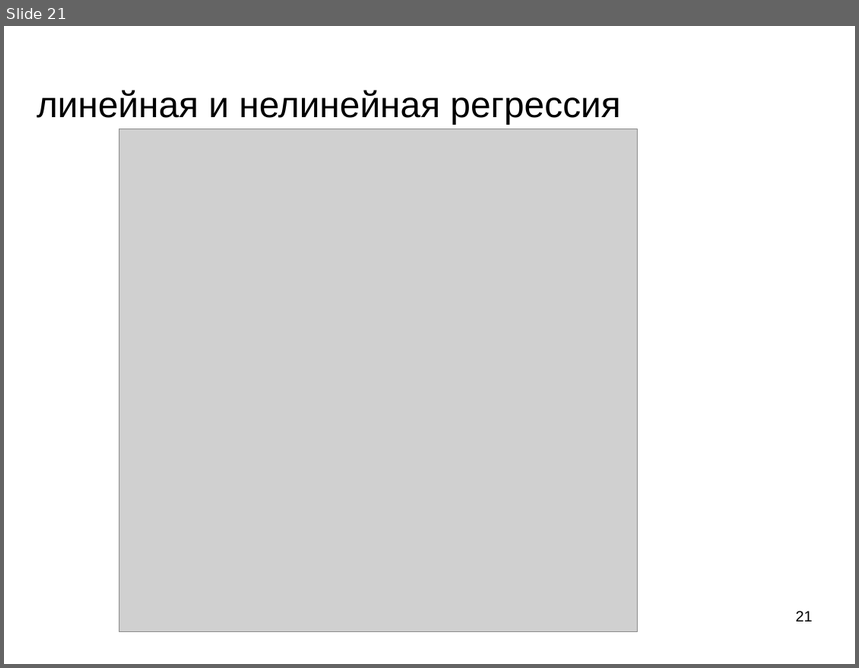
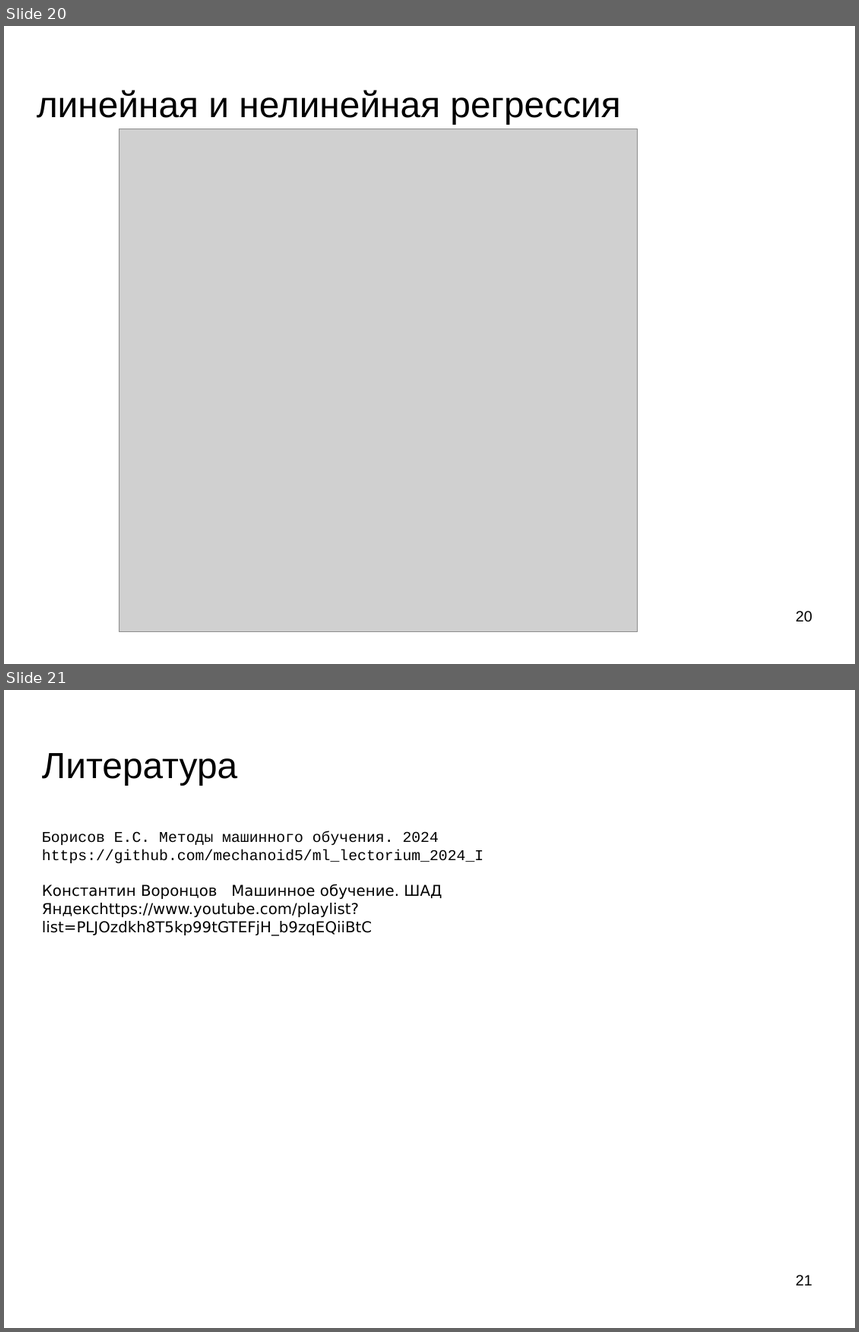
Before and after one commit to mechanoid5/ml_lectorium_2024_I, a slide deck: 13-regression-linear.odp. Shown one above the other, each under a label of ours: slide 21 before the commit, slides 20 and 21 after it. The pictures are 859x668 and 859x1332 pixels, drawn with LibreOffice and Linux fonts; fonts in the diff are those of the drawing; grey boxes stand for pictures; background and template pictures are left out. Boxes give left, top, right and bottom in pixels: in the first picture for what was removed or moved away, otherwise in the second. Text is boxed around its words. In the diff, an @@ line names an element or a change of style, - is before the commit and + after.

```diff
--- a/13-regression-linear.odp
+++ b/13-regression-linear.odp
@@ slide 21 added at <box>4,690,855,1328</box>, background picture (left out) @@
@@ text added at <box>42,753,237,786</box>, 33.9 pt, text #000000 @@
+Литература
@@ text added at <box>42,831,484,936</box>, 14 pt, text #000000 @@
+Борисов Е.С. Методы машинного обучения. 2024
+https://github.com/mechanoid5/ml_lectorium_2024_I
+Константин Воронцов Машинное обучение. ШАД Яндексhttps://www.youtube.com/playlist?list=PLJOzdkh8T5kp99tGTEFjH_b9zqEQiiBtC
@@ page number added at <box>796,1275,813,1286</box>, 14 pt, text #000000 @@
+21
@@ what was slide 21 is now slide 20 @@
@@ page number at <box>796,611,813,623</box>: text changed @@
-21
+20
```
Also in this commit, not shown: 1 other slide added, 3 slides removed, 7 other files.
